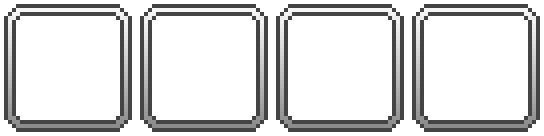
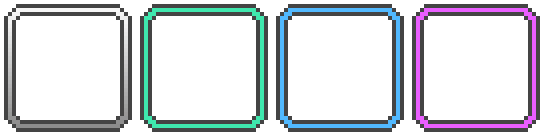
Layered file, before and after one edit (544 × 136). Changes by layer:
painted on "Rarity" over [144, 8, 536, 128]
